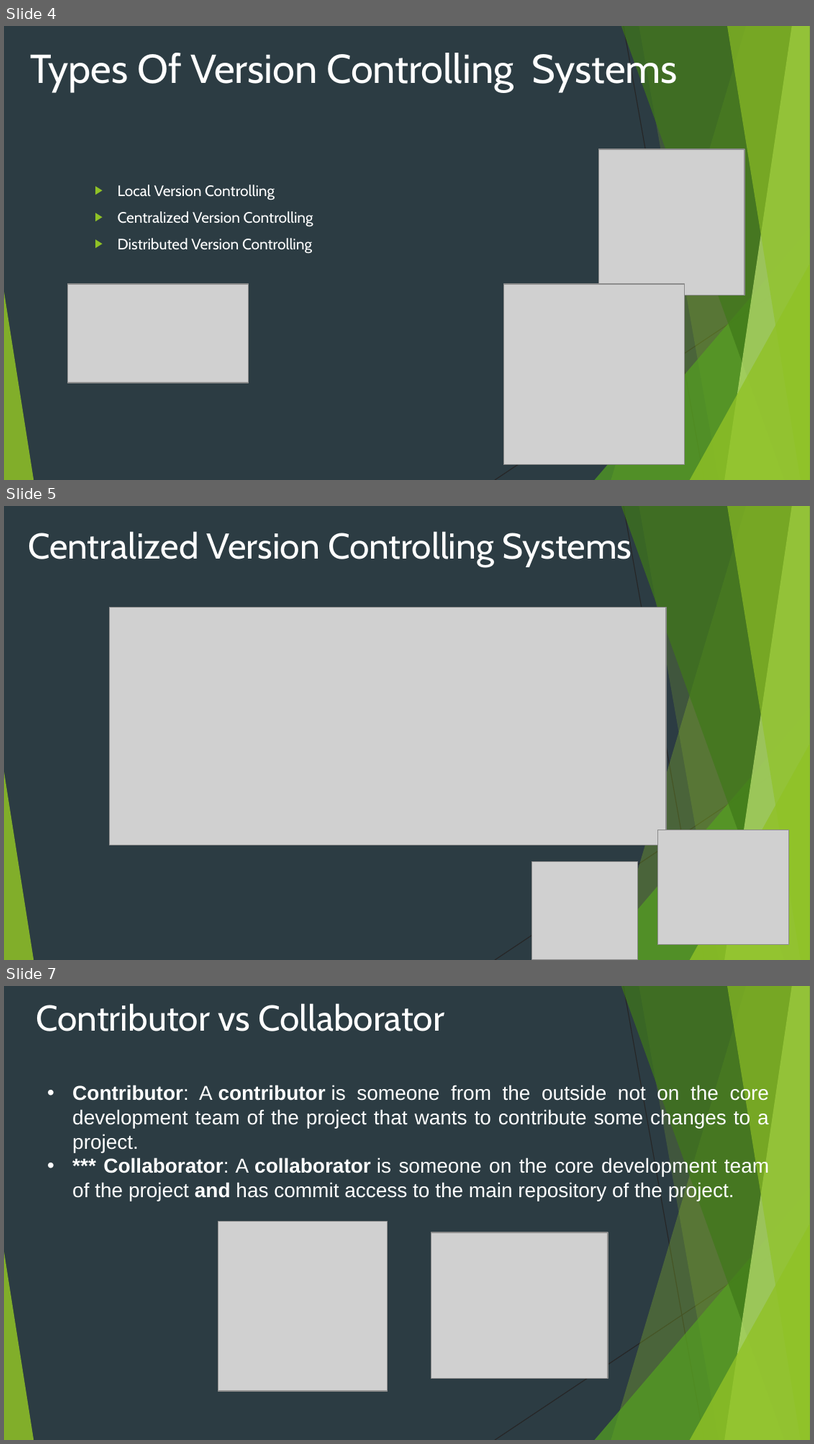
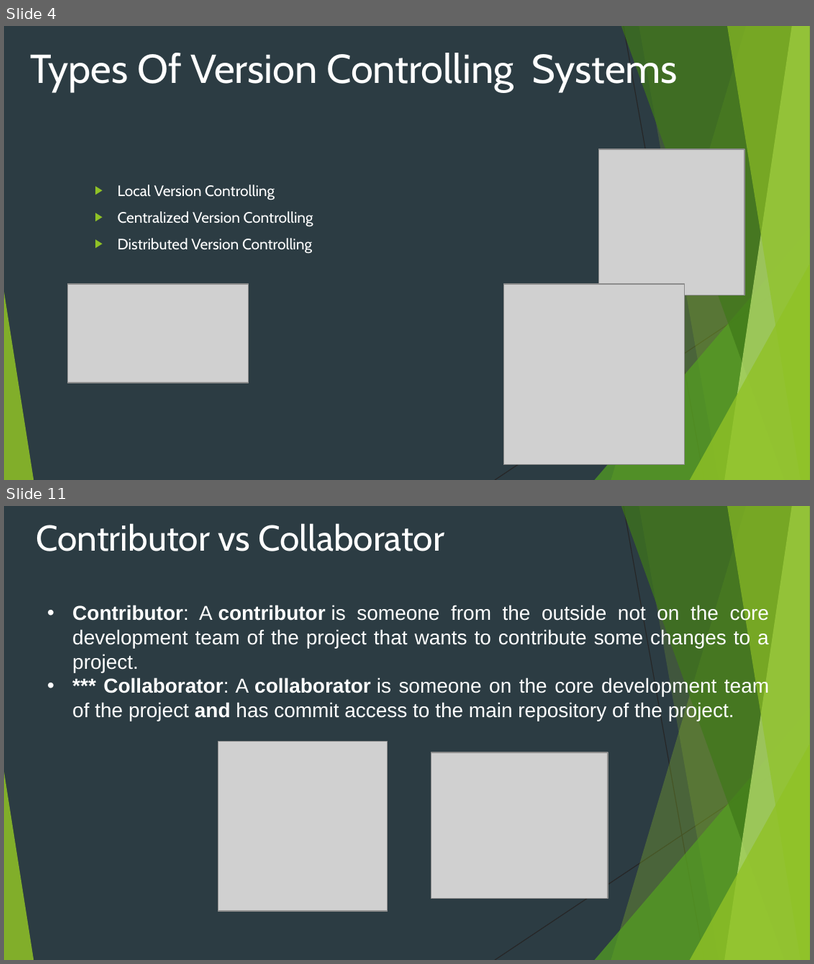
Before and after one commit to Shubhamdutta2000/Web-Training, a slide deck: 03. Git & Github/Github.pptx. Shown one above the other, each under a label of ours: slides 4, 5 and 7 before the commit, slides 4 and 11 after it; the slides between them are not shown. The pictures are 814x1444 and 814x964 pixels, drawn with LibreOffice and Linux fonts; fonts in the diff are those of the drawing; grey boxes stand for pictures. Boxes give left, top, right and bottom in pixels: in the first picture for what was removed or moved away, otherwise in the second. Text is boxed around its words. In the diff, an @@ line names an element or a change of style, - is before the commit and + after.

```diff
--- a/03. Git & Github/Github.pptx
+++ b/03. Git & Github/Github.pptx
@@ slide 5 removed at box(4, 506, 810, 960), background #2C3C43; not listed: 10 template elements that a slide beside it also shows @@
@@ title removed at box(28, 529, 632, 566) @@
-Centralized Version Controlling Systems
@@ picture removed at box(110, 607, 666, 844) @@
@@ picture removed at box(658, 829, 790, 944) @@
@@ picture removed at box(532, 861, 638, 959) @@
@@ what was slide 7 is now slide 11 @@
```
Also in this commit, not shown: 1 slide changed, 5 slides added, 1 other file.
